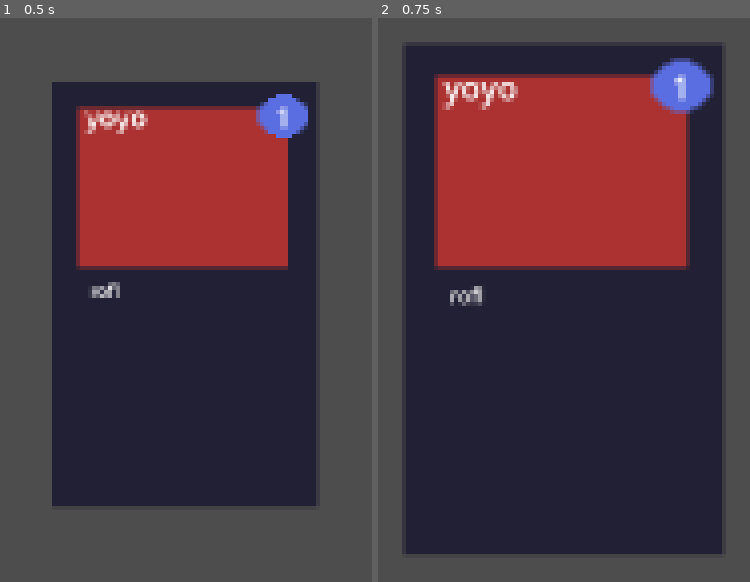
Above: before the commit, frames 1-2 (left to right).
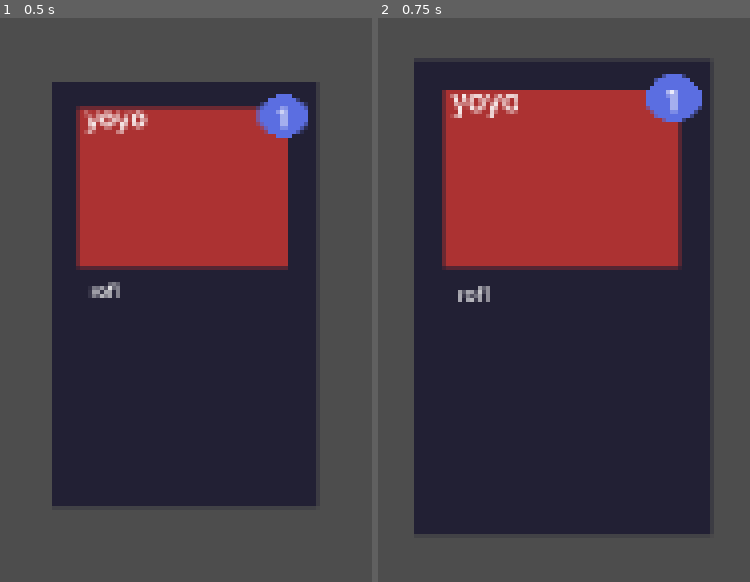
Above: after the commit, the same moments.

Repository: ShroomySquid/LudumDare56
Game: Godot game, scene res://scenes/card.tscn
Two runs of this game, one before a commit and one after it. Both use one fixed random seed, a clock stepped at 60 frames per second and the inputs below. This scene is started directly instead of the project's main scene.
Inputs (mouse positions are in pixels of both pictures, inside the frame that each line leads up to):
- Up to frame 1 (0.5 s): no input
- Up to frame 2 (0.75 s): tap Enter at 0.5 s; move the mouse to (564, 294) at 0.52 s; hold D (right) from 0.53 s (still down); click (564, 294) at 0.6 s

Frame 1 is identical in both runs. In frame 2, 15% of the frame differs, in the area x 7-93%, y 4-96%.

Commit message:
added transition on hover

Diff:
--- a/Scripts/card.gd
+++ b/Scripts/card.gd
@@ -26,12 +26,13 @@
 	name_lbl.text = card_name
 
 func _process(_delta):
-	if mouse_hover:
-		scale = Vector2(1.2, 1.2)
-	else:
-		scale = Vector2(1, 1)
+	if mouse_hover && scale.x < 1.1:
+		await get_tree().create_timer(0.01).timeout
+		scale += Vector2(0.02, 0.02)
+	elif not mouse_hover && scale.x > 1:
+		await get_tree().create_timer(0.01).timeout
+		scale -= Vector2(0.02, 0.02)
 	if Input.is_action_just_pressed("LeftClick") && mouse_hover:
-		print("clicked")
 		card_activated.emit()
 
 func _on_mouse_hover_mouse_entered():
